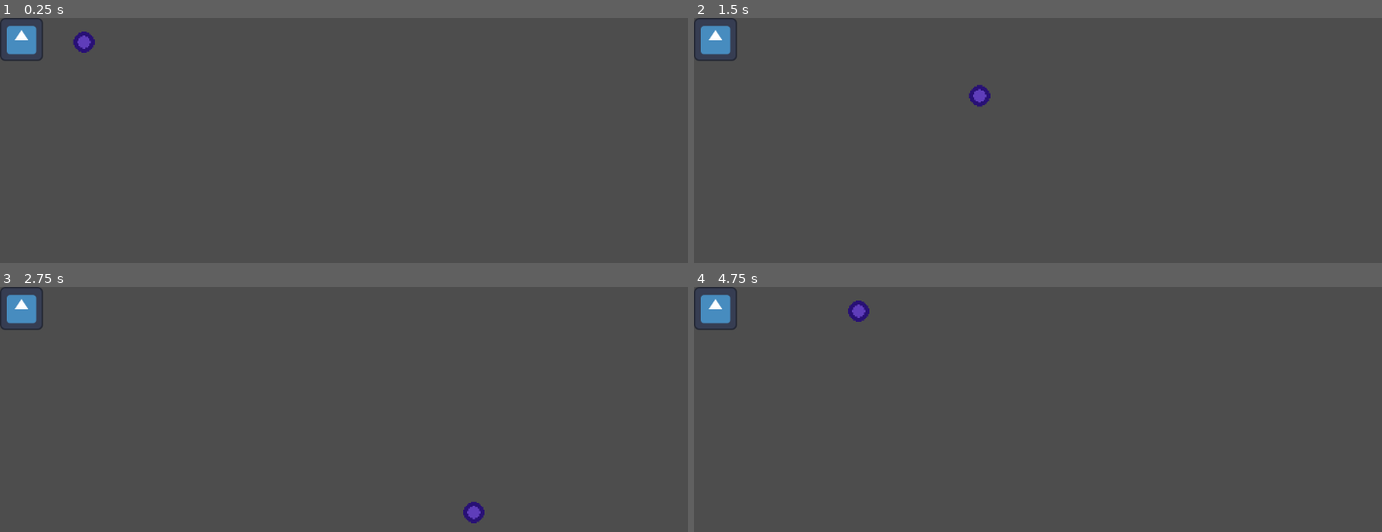
Above: before the commit, frames 1-4 (two rows, left to right).
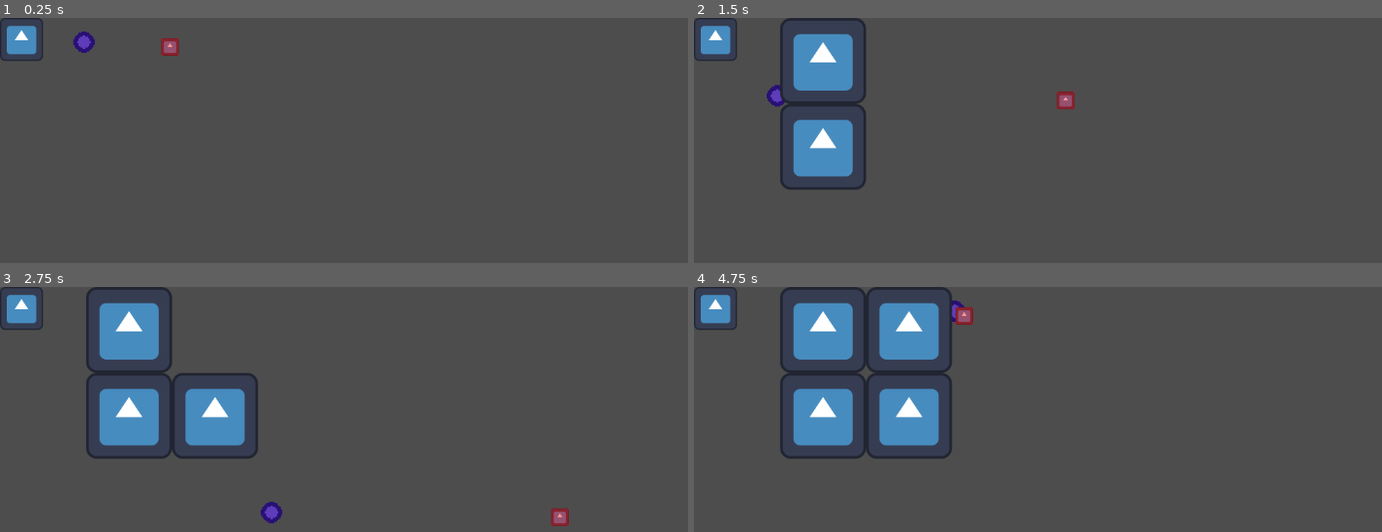
Above: after the commit, the same moments.

Repository: SpaceDividedbyTime/Ruin_TowerFallGame
Game: Godot game, scene res://Main.tscn
Two runs of this game, one before a commit and one after it. Both use one fixed random seed, a clock stepped at 60 frames per second and the inputs below. The engine's default icon, where the game draws it, is replaced by a stand-in: a white triangle on a blue panel in a dark square.
Inputs:
- Up to frame 1 (0.25 s): no input
- Up to frame 2 (1.5 s): tap Enter at 0.5 s; hold D (Right) 0.53-1.28 s; tap Space (Space, bound only after the commit) at 0.6, 1.35 s; hold S (Down) from 1.28 s (still down)
- Up to frame 3 (2.75 s): release S (Down) at 2.03 s; hold D (Right) from 2.03 s (still down); tap Space (Space, bound only after the commit) at 2.1 s
- Up to frame 4 (4.75 s): release D (Right) at 2.78 s; hold W (Up) 2.78-3.53 s; tap Space (Space, bound only after the commit) at 2.85, 3.6, 4.35 s; hold A (Left) from 3.53 s (still down)

The runs differ from the first frame. In frame 1, 0.2% of the frame differs, in the area x 23-27%, y 8-16%; in frame 2, 5.7%; in frame 3, 8.3%; in frame 4, 11%, in the area x 12-41%, y 0-70%.

Commit message:
Added Array of tiles and a way to add and remove them

Diff:
--- /dev/null
+++ b/Ruin Tower Fall Game/Enemies/enemy.tscn
@@ -0,0 +1,28 @@
+[gd_scene load_steps=4 format=3 uid="uid://cxrrwteun4o2o"]
+
+[ext_resource type="Texture2D" uid="uid://8rawsvpyoixl" path="res://icon.svg" id="1_mgjvi"]
+[ext_resource type="Script" path="res://Player/Player.gd" id="1_r44qk"]
+
+[sub_resource type="RectangleShape2D" id="RectangleShape2D_6kc6q"]
+
+[node name="Enemy" type="CharacterBody2D"]
+script = ExtResource("1_r44qk")
+
+[node name="Icon" type="Sprite2D" parent="."]
+scale = Vector2(0.2, 0.2)
+texture = ExtResource("1_mgjvi")
+
+[node name="ColorRect" type="ColorRect" parent="Icon"]
+offset_left = -65.0
+offset_top = -65.0
+offset_right = 65.0
+offset_bottom = 65.0
+color = Color(1, 0, 0, 0.415686)
+
+[node name="Area2D" type="Area2D" parent="."]
+
+[node name="CollisionShape2D" type="CollisionShape2D" parent="Area2D"]
+shape = SubResource("RectangleShape2D_6kc6q")
+
+[node name="CollisionShape2D" type="CollisionShape2D" parent="."]
+shape = SubResource("RectangleShape2D_6kc6q")
--- /dev/null
+++ b/Ruin Tower Fall Game/Environment/LevelManager.gd
@@ -0,0 +1,66 @@
+extends Node
+
+const wall = preload("res://Environment/Wall.tscn")
+
+var defaultWallDimensions = 64
+var wallScaleValue = 2
+
+var adjustedWallDimensions = 0
+
+var wallArrayWidth = 10
+var wallArrayHeight = 10
+
+var wallOccupancy = []
+
+var mouseLocation = Vector2.ZERO
+
+func _ready():
+	for i in wallArrayHeight * wallArrayWidth:
+		wallOccupancy.append(null)
+
+	adjustedWallDimensions = defaultWallDimensions * wallScaleValue
+
+func FreeTile(x, y):
+	var occupancyIndex = x + y * wallArrayWidth
+
+	if wallOccupancy[occupancyIndex] != null:
+		wallOccupancy[occupancyIndex].queue_free()
+		wallOccupancy[occupancyIndex] = null
+
+func FillTile(x, y):
+	if wallOccupancy[x + y * wallArrayWidth] == null:
+		var wallInstance = wall.instantiate()
+		add_child(wallInstance)
+
+		wallInstance.position = Vector2(adjustedWallDimensions * x, adjustedWallDimensions * y)
+		wallInstance.scale = Vector2(wallScaleValue, wallScaleValue)
+
+		wallOccupancy[x + y * wallArrayWidth] = wallInstance
+
+# Called every frame. 'delta' is the elapsed time since the previous frame.
+func _process(delta):
+	if Input.is_action_just_pressed("Down"):
+		mouseLocation.y += 1
+	if Input.is_action_just_pressed("Up"):
+		mouseLocation.y -= 1
+	if Input.is_action_just_pressed("Right"):
+		mouseLocation.x += 1
+	if Input.is_action_just_pressed("Left"):
+		mouseLocation.x -= 1
+
+	if mouseLocation.y > wallArrayHeight - 1:
+		mouseLocation.y = wallArrayHeight - 1
+	if mouseLocation.y < 0:
+		mouseLocation.y = 0
+	if mouseLocation.x > wallArrayWidth - 1:
+		mouseLocation.x = wallArrayWidth - 1
+	if mouseLocation.x < 0:
+		mouseLocation.x = 0
+
+	if Input.is_action_just_pressed("Space"):
+		if wallOccupancy[mouseLocation.x + mouseLocation.y * wallArrayWidth] != null:
+			FreeTile(mouseLocation.x, mouseLocation.y)
+			print(false)
+		else:
+			FillTile(mouseLocation.x, mouseLocation.y)
+			print(true, mouseLocation.x, mouseLocation.y)
--- a/Ruin Tower Fall Game/Main.tscn
+++ b/Ruin Tower Fall Game/Main.tscn
@@ -1,7 +1,9 @@
-[gd_scene load_steps=3 format=3 uid="uid://30dhgykjpeas"]
+[gd_scene load_steps=5 format=3 uid="uid://30dhgykjpeas"]
 
 [ext_resource type="PackedScene" uid="uid://658etww4pr6d" path="res://Environment/Wall.tscn" id="1_s3ucd"]
 [ext_resource type="PackedScene" uid="uid://bdsb23km8ww1x" path="res://Player/Player.tscn" id="2_7xcit"]
+[ext_resource type="PackedScene" uid="uid://cxrrwteun4o2o" path="res://Enemies/enemy.tscn" id="3_6d6b8"]
+[ext_resource type="Script" path="res://Environment/LevelManager.gd" id="4_cslcy"]
 
 [node name="Node2D" type="Node2D"]
 
@@ -9,3 +11,9 @@
 
 [node name="Player" parent="." instance=ExtResource("2_7xcit")]
 position = Vector2(125, 36)
+
+[node name="Enemy" parent="." instance=ExtResource("3_6d6b8")]
+position = Vector2(253, 43)
+
+[node name="LevelManager" type="Node2D" parent="."]
+script = ExtResource("4_cslcy")
--- a/Ruin Tower Fall Game/Player/Player.gd
+++ b/Ruin Tower Fall Game/Player/Player.gd
@@ -27,5 +27,4 @@
 func _process(delta):
 	GetPlayerInput()
 	SetPlayerMovement(1)
-	print(velocity)
 	move_and_slide()
--- a/Ruin Tower Fall Game/project.godot
+++ b/Ruin Tower Fall Game/project.godot
@@ -37,3 +37,8 @@
 "events": [Object(InputEventKey,"resource_local_to_scene":false,"resource_name":"","device":-1,"window_id":0,"alt_pressed":false,"shift_pressed":false,"ctrl_pressed":false,"meta_pressed":false,"pressed":false,"keycode":0,"physical_keycode":83,"key_label":0,"unicode":115,"echo":false,"script":null)
 ]
 }
+Space={
+"deadzone": 0.5,
+"events": [Object(InputEventKey,"resource_local_to_scene":false,"resource_name":"","device":-1,"window_id":0,"alt_pressed":false,"shift_pressed":false,"ctrl_pressed":false,"meta_pressed":false,"pressed":false,"keycode":0,"physical_keycode":32,"key_label":0,"unicode":32,"echo":false,"script":null)
+]
+}
